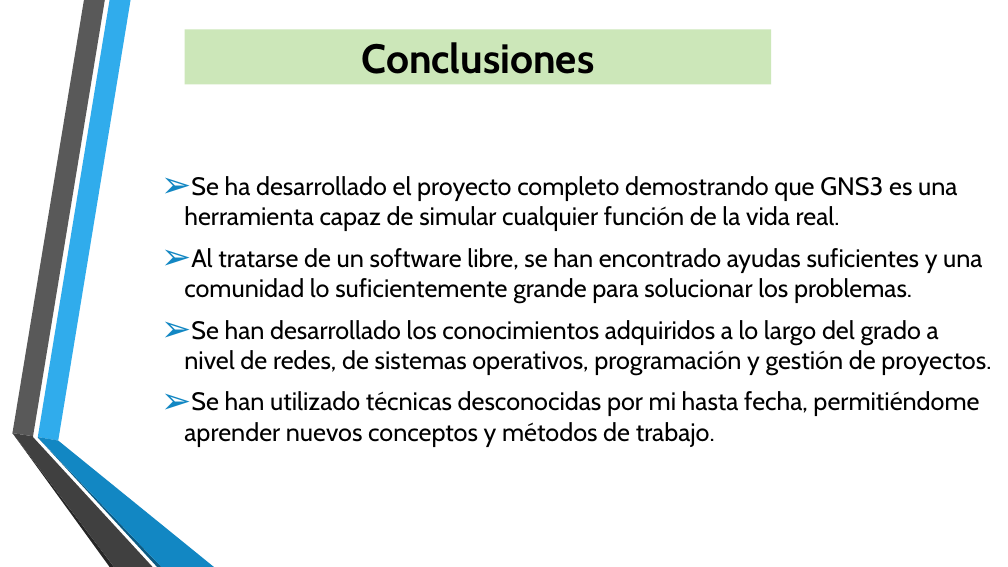
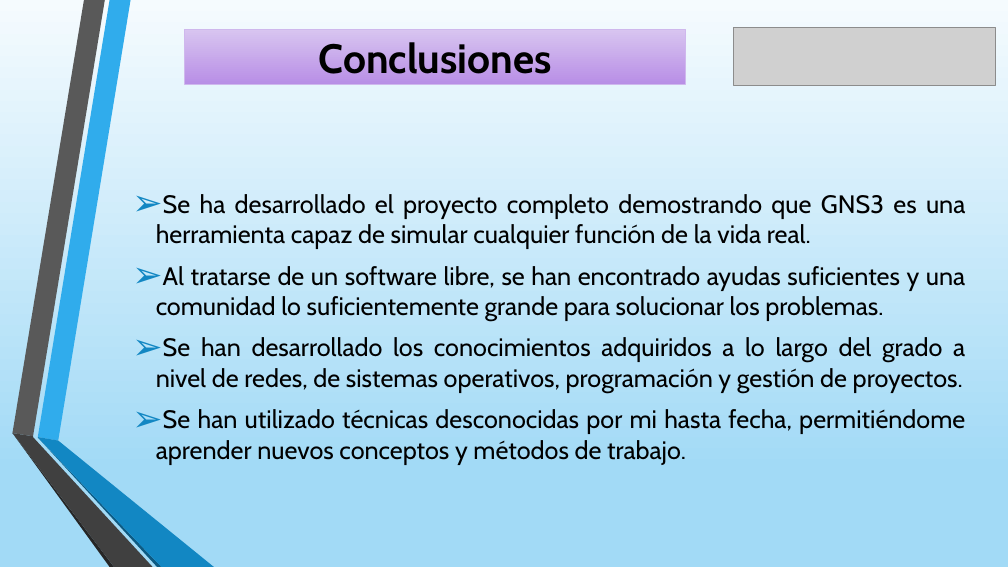
Before and after one commit to javi13gg/TFG_GII_O_MA_18.01-Simulaci-n-de-redes-con-GNS3, a slide deck: slide 13 of PRESENTACION.pptx (slide 12 before the commit). Drawn at 1008x567 pixels with LibreOffice and Linux fonts; fonts in the diff are those of the drawing; grey boxes stand for pictures; background and template pictures are left out. Boxes give left, top, right and bottom in pixels: in the first picture for what was removed or moved away, otherwise in the second. Text is boxed around its words. In the diff, an @@ line names an element or a change of style, - is before the commit and + after.

```diff
--- a/PRESENTACION.pptx
+++ b/PRESENTACION.pptx
@@ background picture (left out) to gradient #F5FBFE to #A2DAF6 to #C1E6F9 @@
@@ rectangle "Conclusiones": place and size @@
-rectangle "Conclusiones" at <box>185,29,771,85</box>
+rectangle "Conclusiones" at <box>185,29,686,85</box>
@@ rectangle "Conclusiones" at <box>185,29,686,85</box>: fill #CCE7B9 to gradient #D9C6F1 to #B88EE6; outline none to #D0B8EE 0.75 pt @@
@@ picture added at <box>734,27,996,85</box> @@
@@ text "Se ha desarrollado el proyecto ...": place and size @@
-text "Se ha desarrollado el proyecto ..." at <box>184,176,991,447</box>
+text "Se ha desarrollado el proyecto ..." at <box>156,194,965,465</box>
@@ text "Se ha desarrollado el proyecto ..." at <box>156,194,965,465</box>: alignment left to justified @@
```
Also in this commit, not shown: 12 other slides changed, 1 slide added.
